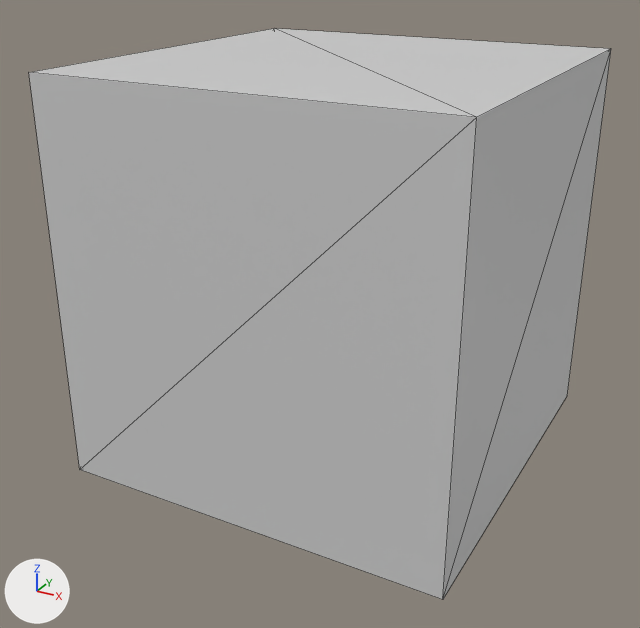
The COLLADA model data/game_assets/box.dae: old version first, new version second.
Camera for both pictures: a camera (50 mm lens) standing at (1.96, -3.8, 1.58) and looking at (-0.05, -0.15, -0.25). Every picture has the same lights, and +X, +Y and +Z are marked at lower left. Mesh edges are drawn as thin lines.
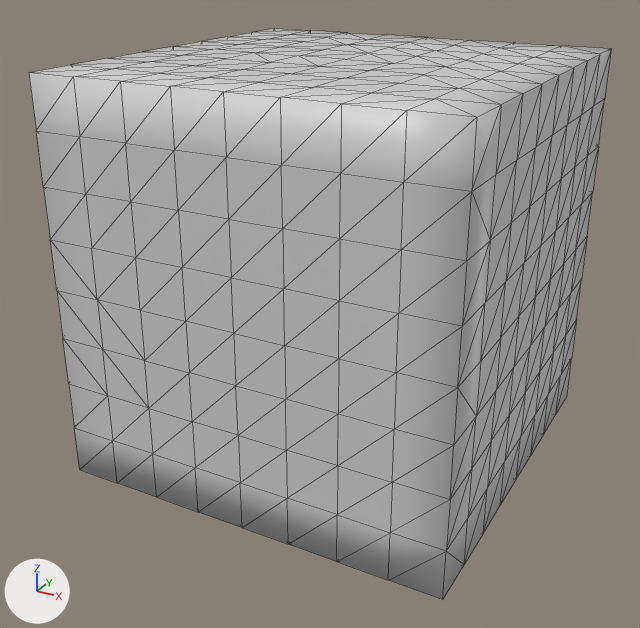
What differs and where, as boxes [x1, y1, x2, y2] in the pictures (640 x 628 px):
part 1 of me_cube, added
    after: [29, 28, 611, 599]

Edits to the bpy script that builds the scene:
```text
Change me_cube:
    used by ob_cube; location = (0.0, 0.0, 0.0)
    remove me_cube.from_pydata(...)  # 8 vertices, 12 faces; spans x -1.0..1.0, y -1.0..1.0, z -1.0..1.0
    add me_cube.from_pydata(...)  # 386 vertices, 768 faces; spans x -1.0..1.0, y -1.0..1.0, z -1.0..1.0
    me_cube part 1: 378 vertices added at x -1.0..1.0, y -1.0..1.0, z -1.0..1.0
```
